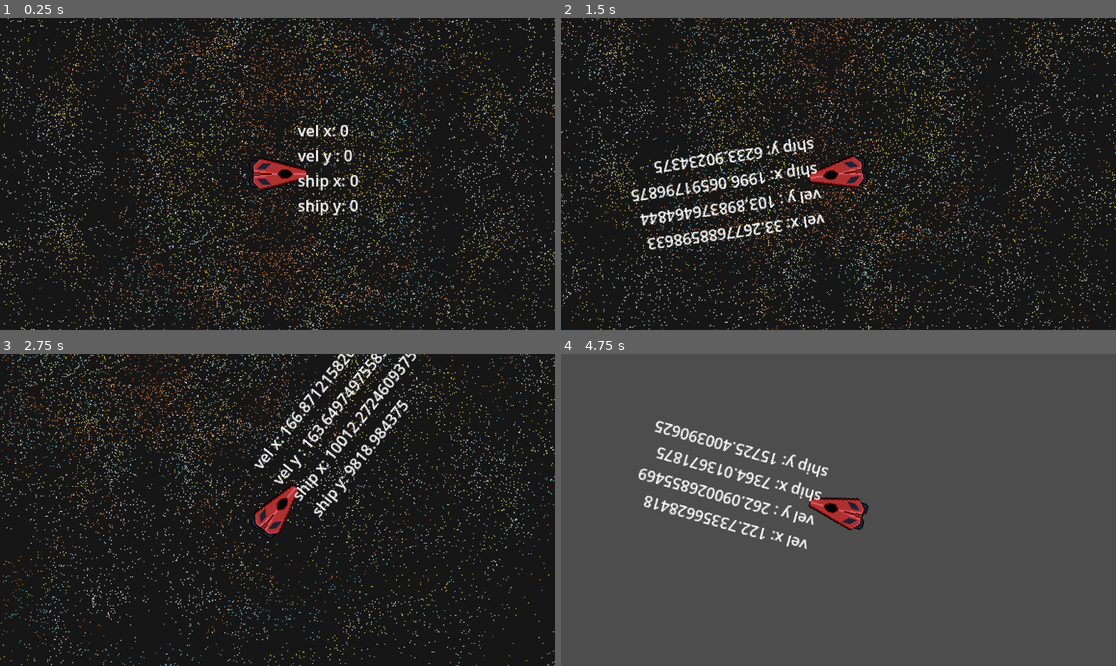
Above: before the commit, frames 1-4 (two rows, left to right).
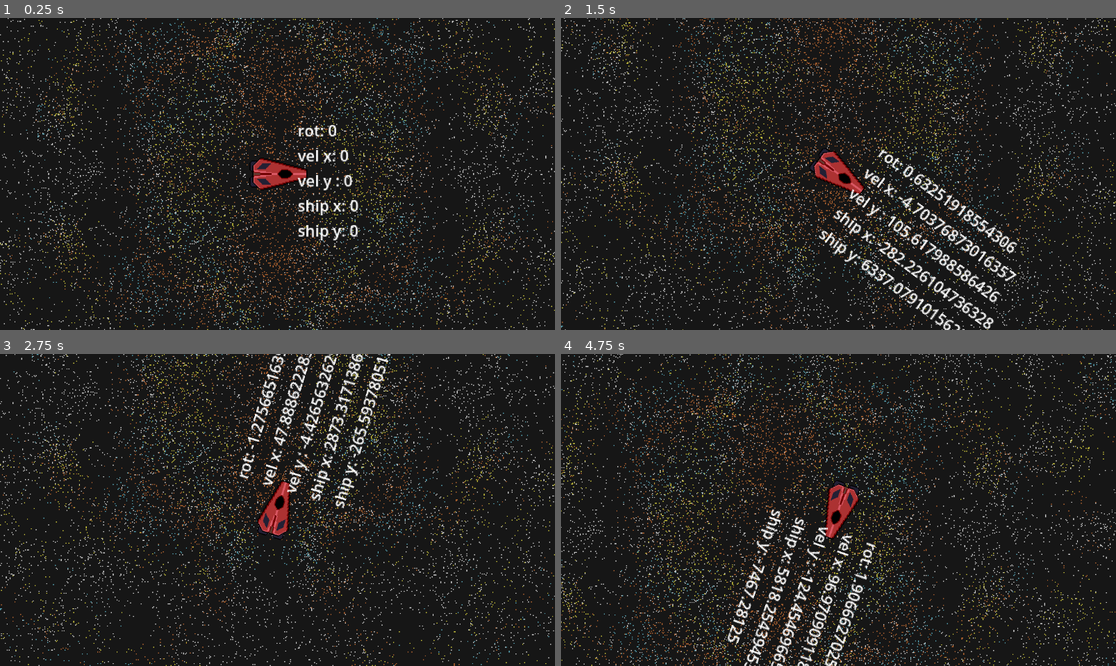
Above: after the commit, the same moments.

Repository: mattporemba/TopDownSpaceHybrid
Game: Godot game, scene res://scenes/sandbox.tscn
Two runs of this game, one before a commit and one after it. Both use one fixed random seed, a clock stepped at 60 frames per second and the inputs below.
Inputs (mouse positions are in pixels of both pictures, inside the frame that each line leads up to):
- Up to frame 1 (0.25 s): no input
- Up to frame 2 (1.5 s): tap Enter at 0.5 s; move the mouse to (960, 158) at 0.52 s; hold D (right_strafe) 0.53-1.28 s; move the mouse to (727, 189) at 1.27 s; hold S (reverse_thrust) from 1.28 s (still down)
- Up to frame 3 (2.75 s): move the mouse to (333, 441) at 2.02 s; release S (reverse_thrust) at 2.03 s; hold D (right_strafe) from 2.03 s (still down)
- Up to frame 4 (4.75 s): move the mouse to (810, 572) at 2.77 s; release D (right_strafe) at 2.78 s; hold W (forward_thrust) 2.78-3.53 s; move the mouse to (1005, 556) at 3.52 s; hold A (left_strafe) from 3.53 s (still down); move the mouse to (672, 463) at 4.27 s

The runs differ from the first frame. In frame 1, 0.8% of the frame differs, in the area x 53-65%, y 34-72%; in frame 2, 21%; in frame 3, 17%; in frame 4, 98%, in the area x 0-100%, y 0-100%.

Commit message:
Max yaw speed implemented

Diff:
--- a/scripts/ship.gd
+++ b/scripts/ship.gd
@@ -3,17 +3,14 @@
 const FORWARD_THRUST = 200.0
 const REVERSE_THRUST = 100.0
 const STRAFE_THRUST = 150.0
-const MAX_SPEED = 1000.0
-const YAW_SPEED = 100.0
-
+const MAX_SPEED = 1000.0  # TODO: Implement
+const YAW_SPEED = 3.5
 var ship_vector = Vector2(0.0, 0.0)
-
 @onready var label = $Label
 
 
 func _physics_process(delta):
-	# TODO: Max yaw speed
-	look_at(get_global_mouse_position())
+	handle_rotation(delta)
 
 	# Handle space braking or translational movement.
 	if Input.is_action_pressed("space_brake"):
@@ -24,7 +21,14 @@
 		velocity = ship_vector * delta
 		move_and_slide()
 
-	label.text = "vel x: " + str(velocity.x) + "\nvel y : " + str(velocity.y) + "\nship x: " + str(ship_vector.x) + "\nship y: " + str(ship_vector.y)
+	label.text = "rot: " + str(rotation) + "\nvel x: " + str(velocity.x) + "\nvel y : " + str(velocity.y) + "\nship x: " + str(ship_vector.x) + "\nship y: " + str(ship_vector.y)
+
+
+func handle_rotation(delta):
+	var target = get_global_mouse_position()
+	var direction = (target - global_position)
+	var angle_to = transform.x.angle_to(direction)
+	rotate(sign(angle_to) * min(delta * YAW_SPEED, abs(angle_to)))
 
 
 func handle_translational_movement() -> Vector2:
